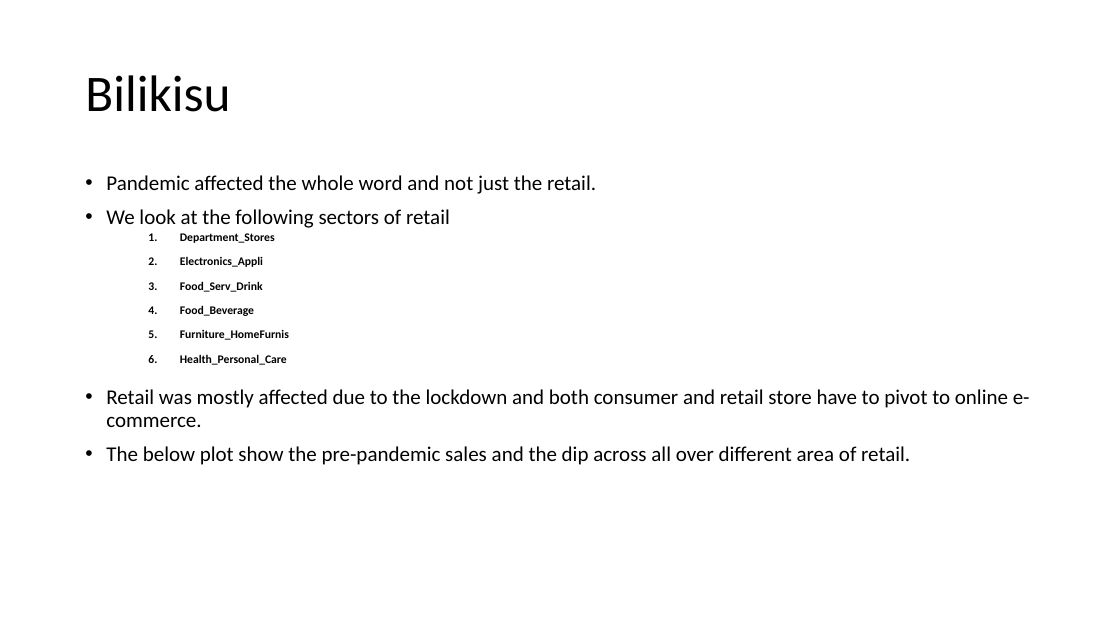
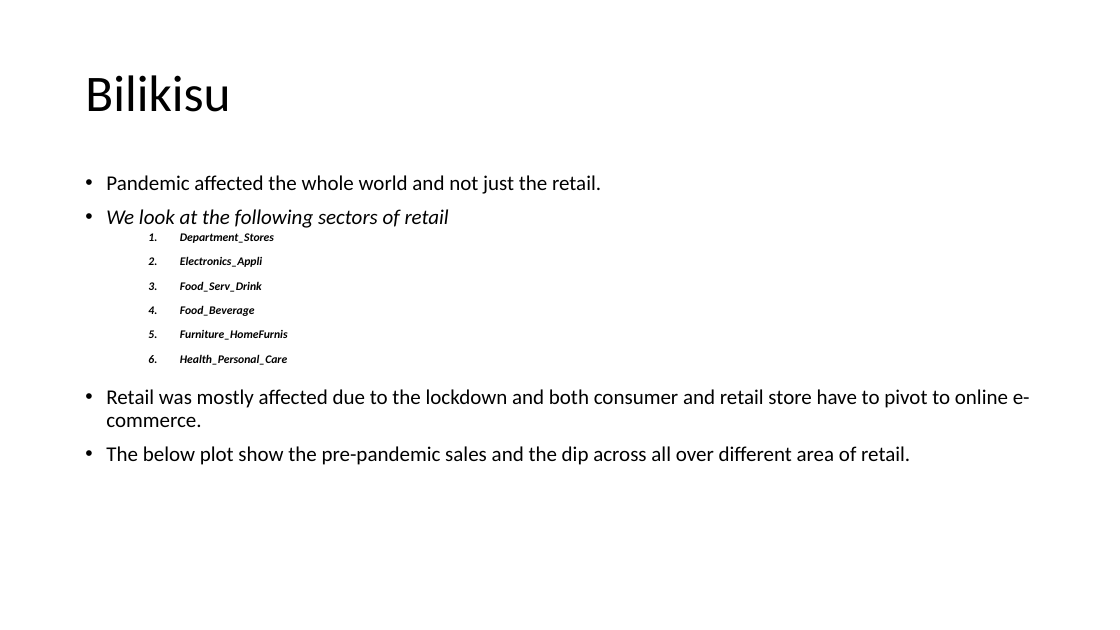
Before and after one commit to Billieo/pandemic_pandas, a slide deck: slide 5 of reports/Presentation power point.pptx. Drawn at 1120x630 pixels with LibreOffice and Linux fonts; fonts in the diff are those of the drawing. Boxes give left, top, right and bottom in pixels: in the first picture for what was removed or moved away, otherwise in the second. Text is boxed around its words. In the diff, an @@ line names an element or a change of style, - is before the commit and + after.

Commit message:
powerpoint updated

```diff
--- a/reports/Presentation power point.pptx
+++ b/reports/Presentation power point.pptx
@@ text at <box>106,175,601,194</box>: text changed @@
-• Pandemic affected the whole word and not just the retail.
+• Pandemic affected the whole world and not just the retail.
@@ text at <box>106,209,449,365</box>: italic on in "We look at the following sectors of ...", "Department_Stores", "Electronics_Appli", "Food_Serv_Drink" and 3 more places @@
```
Also in this commit, not shown: 5 slides added, 2 slides removed, 1 other file.
